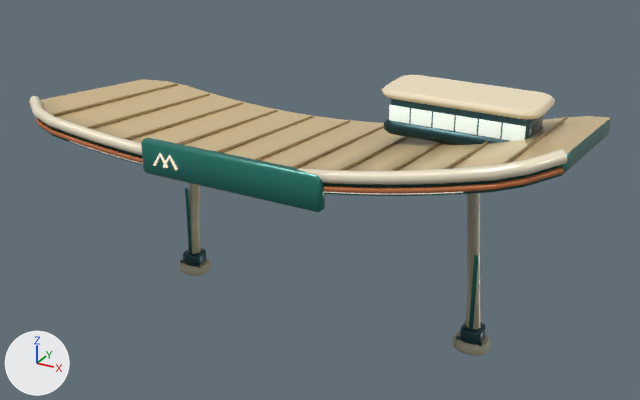
An edit to the glTF model assets/models/architecture/canopy_ridge.glb, drawn before and after from the same camera.
One viewpoint serves both versions: a 50 mm camera at (7.85, -13.68, 9.64) aimed at (0.27, 0.1, 2.75). The axes (+X, +Y, +Z) are drawn at lower left. The lights are the same throughout. The first picture is the older version. Vertices at exactly the same position are counted once.

In view in the first picture: 'Canopy_ridge'.
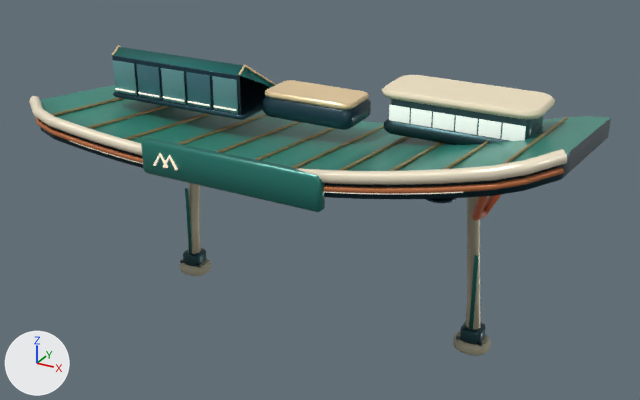
What differs and where, as boxes (x1, y1, x2, y2) in the pictures (640 x 400 px):
'Canopy_ridge', reshaped (11% taller)
    before: (29, 75, 611, 356)
    after: (29, 45, 611, 356)
part 1 of me_canopy_ridge, added
    after: (426, 198, 456, 203)
part 2 of me_canopy_ridge, added
    after: (188, 101, 210, 106)
part 3 of me_canopy_ridge, added
    after: (213, 106, 236, 111)
part 4 of me_canopy_ridge, added (cyan)
    after: (113, 60, 137, 96)
part 5 of me_canopy_ridge, added (cyan)
    after: (136, 64, 161, 100)
part 6 of me_canopy_ridge, added (cyan)
    after: (161, 68, 186, 104)
part 7 of me_canopy_ridge, added (cyan)
    after: (186, 72, 212, 109)
part 8 of me_canopy_ridge, added (cyan)
    after: (212, 76, 238, 114)
part 9 of me_canopy_ridge, built on (mostly hidden before)
    before: (40, 118, 611, 196)
    after: (40, 45, 611, 220)
part 10 of me_canopy_ridge, recoloured (beige to cyan)
    both: (40, 85, 611, 196)

Diff of the bpy script that builds the scene:
```diff
--- a/assets/models/architecture/canopy_ridge.glb.py
+++ b/assets/models/architecture/canopy_ridge.glb.py
@@ me_canopy_ridge @@
 # used by ob_canopy_ridge; location = (0.0, 0.0, 0.0)
-me_canopy_ridge.from_pydata(...)  # 3236 vertices, 6288 faces; spans x -5.26..5.26, y -2.29..2.1, z 0.0..5.24
+me_canopy_ridge.from_pydata(...)  # 4548 vertices, 8810 faces; spans x -5.26..5.26, y -2.29..2.1, z 0.0..5.31
+# me_canopy_ridge part 1: a new loose piece, a 12-sided cylinder along z spanning x 3.075..3.605, y -1.845..-1.315, z 4.105..4.135, in mat_metal
+# me_canopy_ridge part 2: the loose piece of 72 vertices spanning x 1.61..2.0, y 0.24..0.26, z 4.55..4.84 is copied, and the copy is scaled about its middle by (1.32, 0.958, 0.0948), then moved by (-3.89, -0.7, -0.2); it spans x -2.34..-1.83, y -0.46..-0.44, z 4.47..4.5
+# me_canopy_ridge part 3: the loose piece of 72 vertices spanning x 1.61..2.0, y 0.24..0.26, z 4.55..4.84 is copied, and the copy is scaled about its middle by (1.32, 0.958, 0.0948), then moved by (-3.28, -0.7, -0.2); it spans x -1.74..-1.22, y -0.46..-0.44, z 4.47..4.5
+# me_canopy_ridge part 4: the loose piece of 72 vertices spanning x 1.61..2.0, y 0.24..0.26, z 4.55..4.84 is copied, and the copy is scaled about its middle by (1.39, 1.04, 2.29), then moved by (-5.71, -0.67, 0.05), in mat_tint; it spans x -4.17..-3.63, y -0.43..-0.4, z 4.41..5.07
+# me_canopy_ridge part 5: the loose piece of 72 vertices spanning x 1.61..2.0, y 0.24..0.26, z 4.55..4.84 is copied, and the copy is scaled about its middle by (1.39, 1.04, 2.29), then moved by (-5.1, -0.67, 0.05), in mat_tint; it spans x -3.57..-3.02, y -0.43..-0.4, z 4.41..5.07
+# me_canopy_ridge part 6: the loose piece of 72 vertices spanning x 1.61..2.0, y 0.24..0.26, z 4.55..4.84 is copied, and the copy is scaled about its middle by (1.39, 1.04, 2.29), then moved by (-4.49, -0.67, 0.05), in mat_tint; it spans x -2.96..-2.42, y -0.43..-0.4, z 4.41..5.07
+# me_canopy_ridge part 7: the loose piece of 72 vertices spanning x 1.61..2.0, y 0.24..0.26, z 4.55..4.84 is copied, and the copy is scaled about its middle by (1.39, 1.04, 2.29), then moved by (-3.89, -0.67, 0.05), in mat_tint; it spans x -2.36..-1.81, y -0.43..-0.4, z 4.41..5.07
+# me_canopy_ridge part 8: the loose piece of 72 vertices spanning x 1.61..2.0, y 0.24..0.26, z 4.55..4.84 is copied, and the copy is scaled about its middle by (1.39, 1.04, 2.29), then moved by (-3.28, -0.67, 0.05), in mat_tint; it spans x -1.75..-1.21, y -0.43..-0.4, z 4.41..5.07
+# me_canopy_ridge part 9: 175 vertices moved from x -5.19..5.19, y -2.1..2.1, z 3.38..4.84 to x -5.19..5.19, y -2.1..2.1, z 3.32..4.78; 496 vertices added at x -4.3..4.05, y -1.15..1.52, z 2.84..5.31
+# me_canopy_ridge part 10: 1872 kept faces spanning x -5.19..5.22, y -2.15..2.1, z 2.87..5.14 get new vertex colours
+# other edits to the shape of me_canopy_ridge do not show in these pictures
 me_canopy_ridge.materials.append(mat_ceramic)
```
